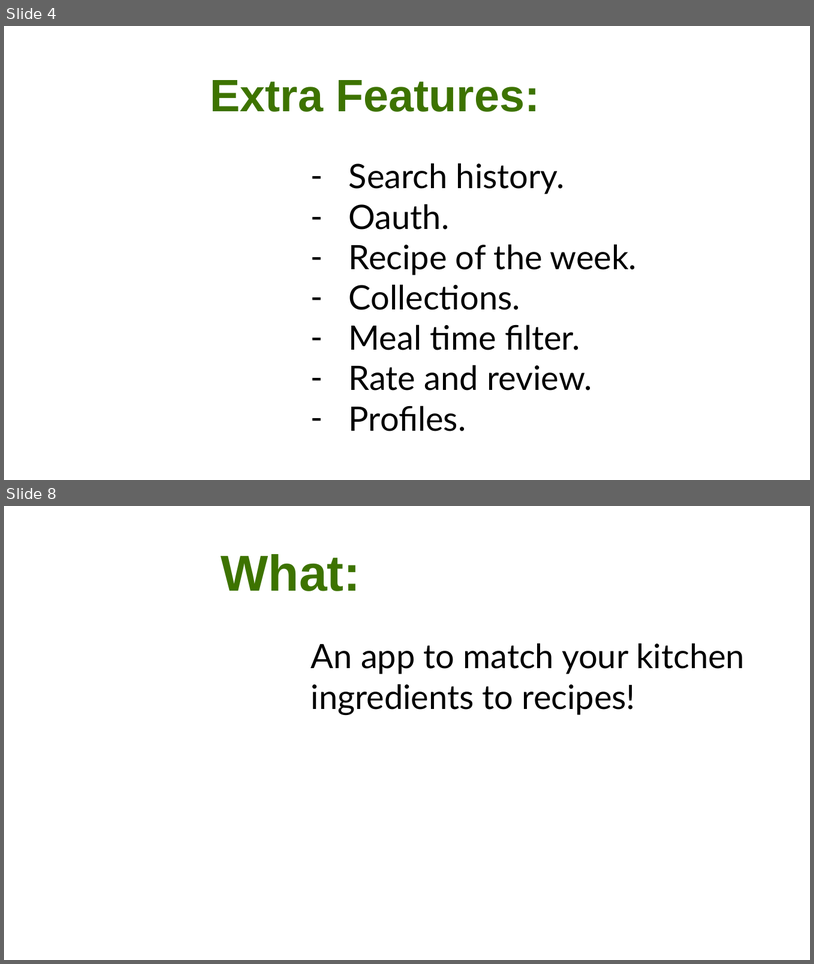
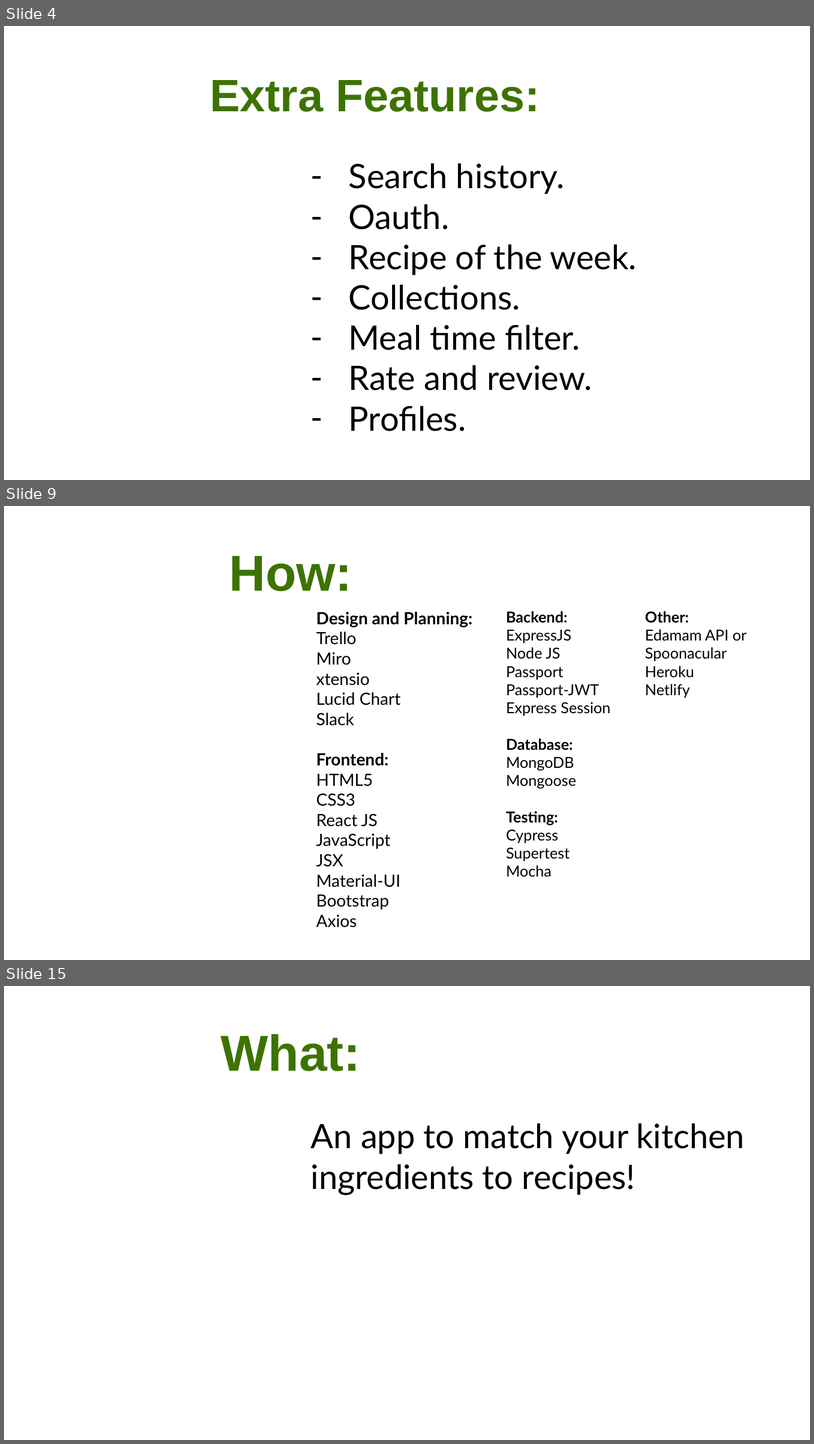
Before and after one commit to CA-MERN/MERN-Part-A-Docs, a slide deck: Presentation1.pptx. Shown one above the other, each under a label of ours: slides 4 and 8 before the commit, slides 4, 9 and 15 after it; the slides between them are not shown. The pictures are 814x964 and 814x1444 pixels, drawn with LibreOffice and Linux fonts; fonts in the diff are those of the drawing; background and template pictures are left out. Boxes give left, top, right and bottom in pixels: in the first picture for what was removed or moved away, otherwise in the second. Text is boxed around its words. In the diff, an @@ line names an element or a change of style, - is before the commit and + after.

```diff
--- a/Presentation1.pptx
+++ b/Presentation1.pptx
@@ slide 9 added at (4,506,810,960), background picture (left out) @@
@@ title added at (230,556,353,591), 60 pt, text #3D7300, bold @@
+How:
@@ text added at (317,612,473,927), 20 pt, text #000000 @@
+Design and Planning:
+Trello
+Miro
+xtensio
+Lucid Chart
+Slack
+Frontend:
+HTML5
+CSS3
+React JS
+JavaScript
+JSX
+Material-UI
+Bootstrap
+Axios
@@ text added at (506,611,611,877), 18 pt, text #000000 @@
+Backend:
+ExpressJS
+Node JS
+Passport
+Passport-JWT
+Express Session
+Database:
+MongoDB
+Mongoose
+Testing:
+Cypress
+Supertest
+Mocha
@@ text added at (645,611,747,697), 18 pt, text #000000 @@
+Other:
+Edamam API or Spoonacular
+Heroku
+Netlify
@@ what was slide 8 is now slide 15 @@
```
Also in this commit, not shown: 9 other slides added, 3 slides removed, 1 other file.
